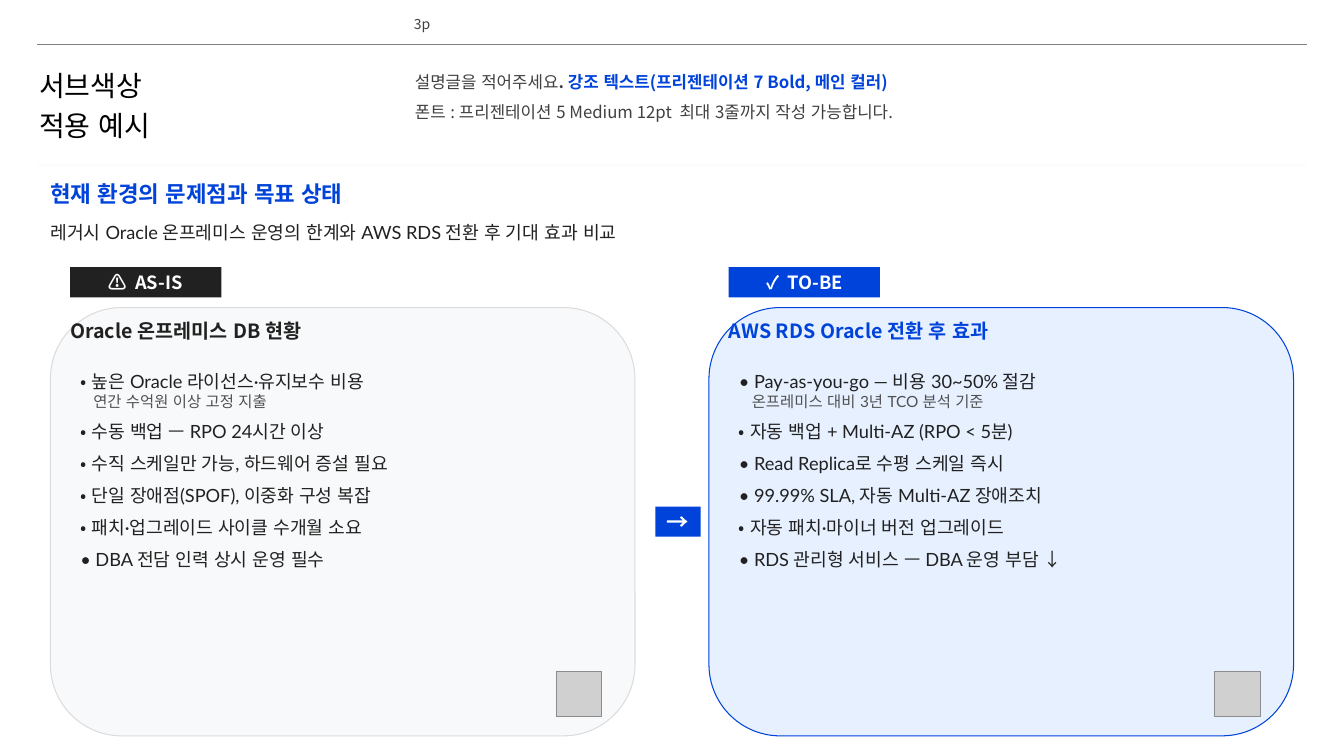
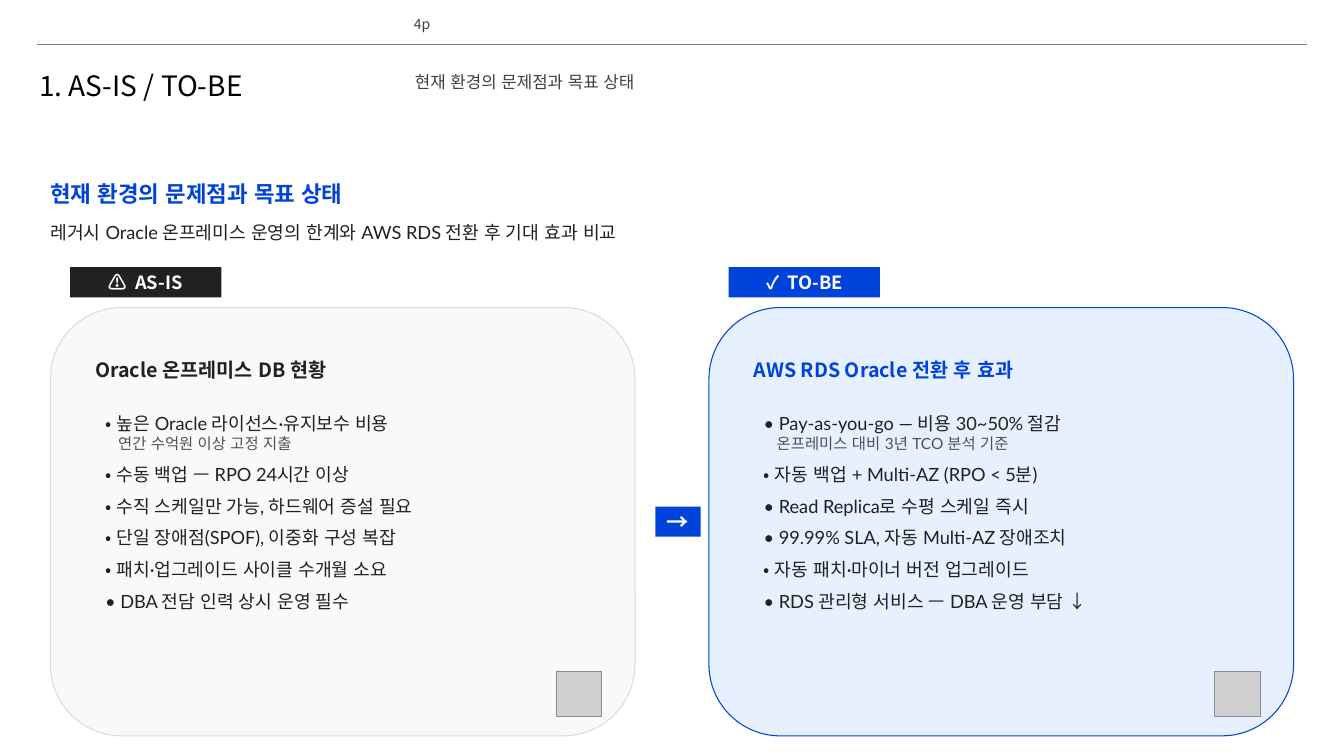
Before and after one commit to lhs6395-hslee/project-steer, a slide deck: slide 4 of results/pptx/Oracle_DB_Migration_Guide.pptx (slide 3 before the commit). Drawn at 1344x756 pixels with LibreOffice and Linux fonts; fonts in the diff are those of the drawing; grey boxes stand for pictures; background and template pictures are left out. Boxes give left, top, right and bottom in pixels: in the first picture for what was removed or moved away, otherwise in the second. Text is boxed around its words. In the diff, an @@ line names an element or a change of style, - is before the commit and + after.

```diff
--- a/results/pptx/Oracle_DB_Migration_Guide.pptx
+++ b/results/pptx/Oracle_DB_Migration_Guide.pptx
@@ page number at box(414, 19, 430, 32): text changed @@
-3p
+4p
@@ text at box(39, 75, 243, 97): text changed @@
-서브색상
-적용 예시
+1. AS-IS / TO-BE
@@ text at box(415, 74, 634, 90): text changed @@
-설명글을 적어주세요. 강조 텍스트(프리젠테이션 7 Bold, 메인 컬러)
-폰트 : 프리젠테이션 5 Medium 12pt 최대 3줄까지 작성 가능합니다.
+현재 환경의 문제점과 목표 상태
@@ text "Oracle 온프레미스 DB 현황": place and size @@
-text "Oracle 온프레미스 DB 현황" at box(70, 321, 301, 340)
+text "Oracle 온프레미스 DB 현황" at box(95, 360, 326, 379)
@@ text "AWS RDS Oracle 전환 후 ...": place and size @@
-text "AWS RDS Oracle 전환 후 ..." at box(729, 318, 988, 340)
+text "AWS RDS Oracle 전환 후 ..." at box(754, 360, 1013, 379)
@@ text "• 높은 Oracle 라이선스·유지보수 비용": place and size @@
-text "• 높은 Oracle 라이선스·유지보수 비용" at box(92, 373, 387, 568)
+text "• 높은 Oracle 라이선스·유지보수 비용" at box(116, 415, 412, 610)
@@ text "• Pay-as-you-go — 비용 30~50% ...": place and size @@
-text "• Pay-as-you-go — 비용 30~50% ..." at box(750, 373, 1042, 568)
+text "• Pay-as-you-go — 비용 30~50% ..." at box(775, 415, 1067, 610)
```
Also in this commit, not shown: 8 other slides changed, 1 slide added, 7 other files.
